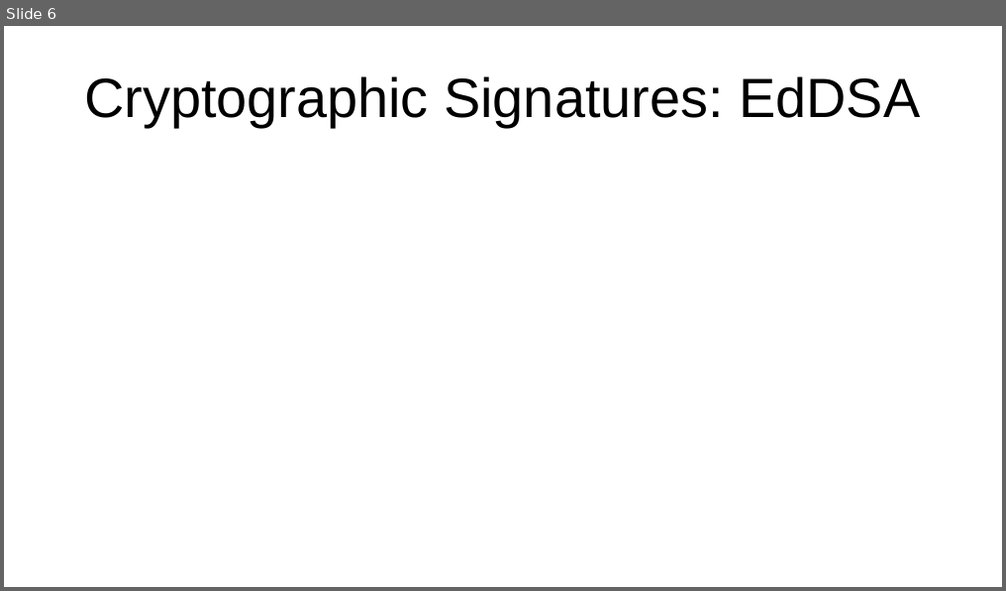
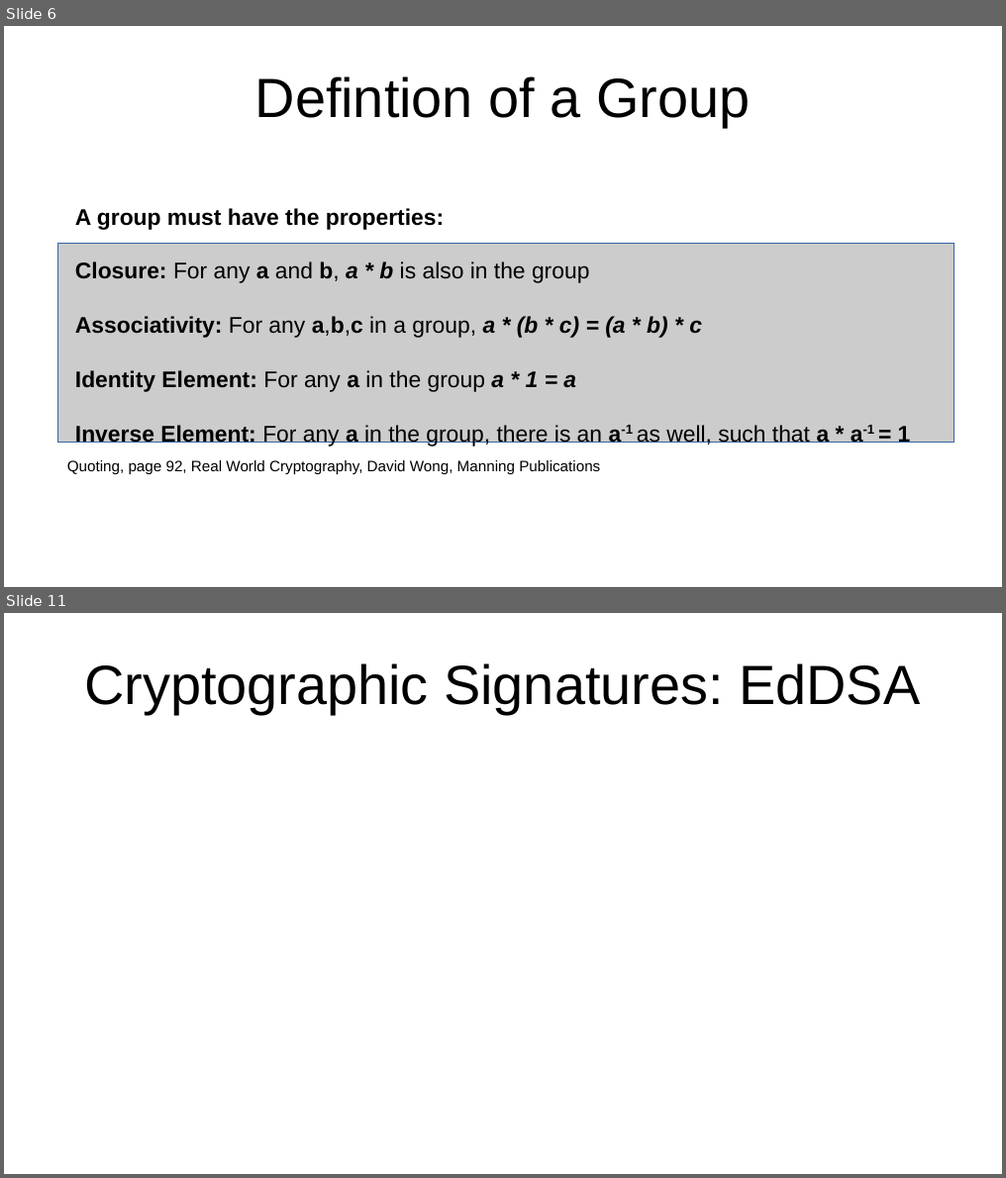
Before and after one commit to bshambaugh/Explorations-of-Category-Theory-for-Self-Sovereign-Identity, a slide deck: resources/IIW35_fA2022_cat_theory_for_SSI.odp. Shown one above the other, each under a label of ours: slide 6 before the commit, slides 6 and 11 after it; the slides between them are not shown. The pictures are 1006x591 and 1006x1178 pixels, drawn with LibreOffice and Linux fonts; fonts in the diff are those of the drawing. Boxes give left, top, right and bottom in pixels: in the first picture for what was removed or moved away, otherwise in the second. Text is boxed around its words. In the diff, an @@ line names an element or a change of style, - is before the commit and + after.

```diff
--- a/resources/IIW35_fA2022_cat_theory_for_SSI.odp
+++ b/resources/IIW35_fA2022_cat_theory_for_SSI.odp
@@ slide 6 added at (4, 26, 1002, 587), background #FFFFFF @@
@@ title added at (255, 76, 749, 127), 44 pt, text #000000 @@
+Defintion of a Group
@@ text added at (75, 208, 911, 448), 18 pt, text #000000, bold @@
+A group must have the properties:
+Closure: For any a and b, a * b is also in the group
+Associativity: For any a,b,c in a group, a * (b * c) = (a * b) * c
+Identity Element: For any a in the group a * 1 = a
+Inverse Element: For any a in the group, there is an a-1 as well, such that a * a-1 = 1
@@ rectangle added at (58, 244, 954, 443), fill #CCCCCC, outline #3465A4 0 pt @@
@@ text added at (67, 461, 600, 474), 12 pt, text #000000 @@
+Quoting, page 92, Real World Cryptography, David Wong, Manning Publications
@@ what was slide 6 is now slide 11 @@
```
Also in this commit, not shown: 5 slides changed, 9 other slides added, 3 slides removed, 1 other file.
